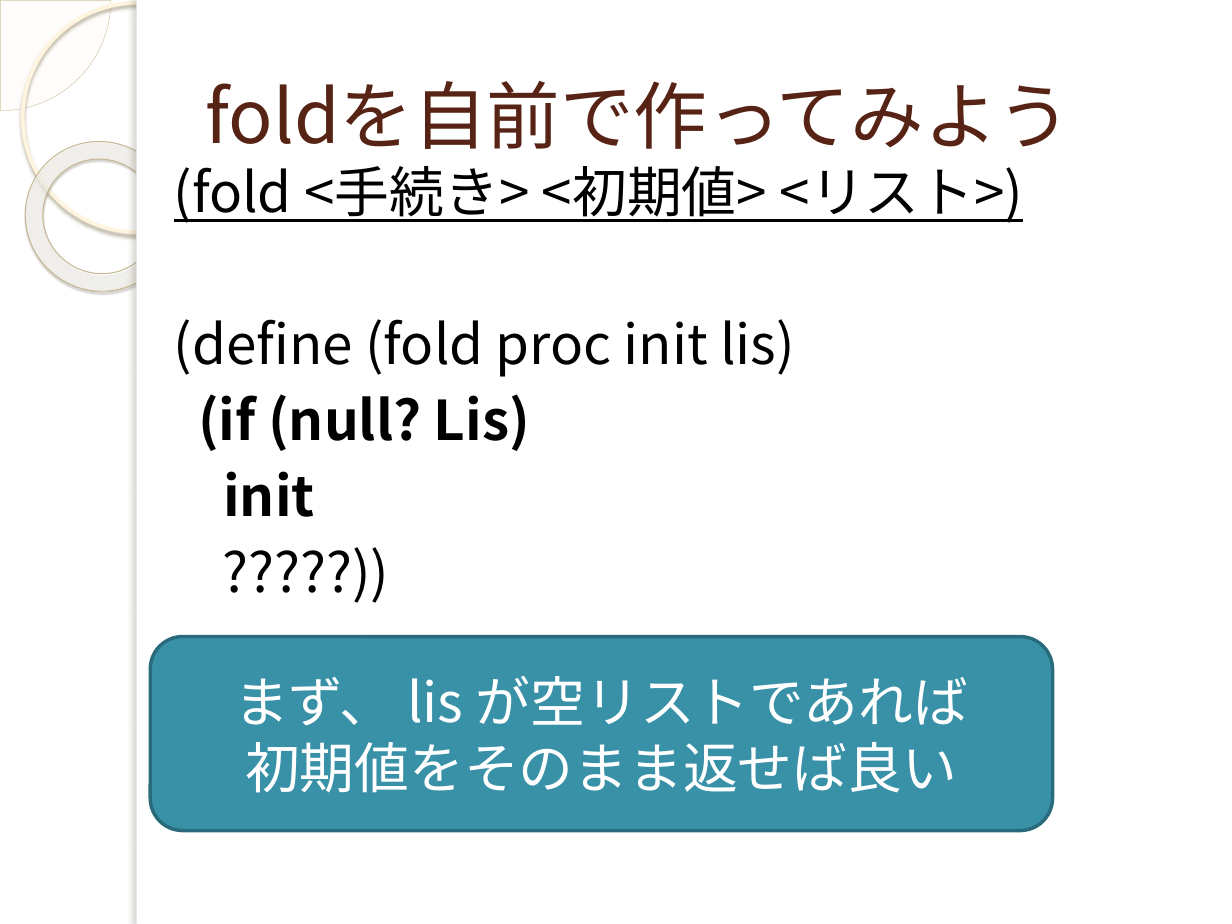
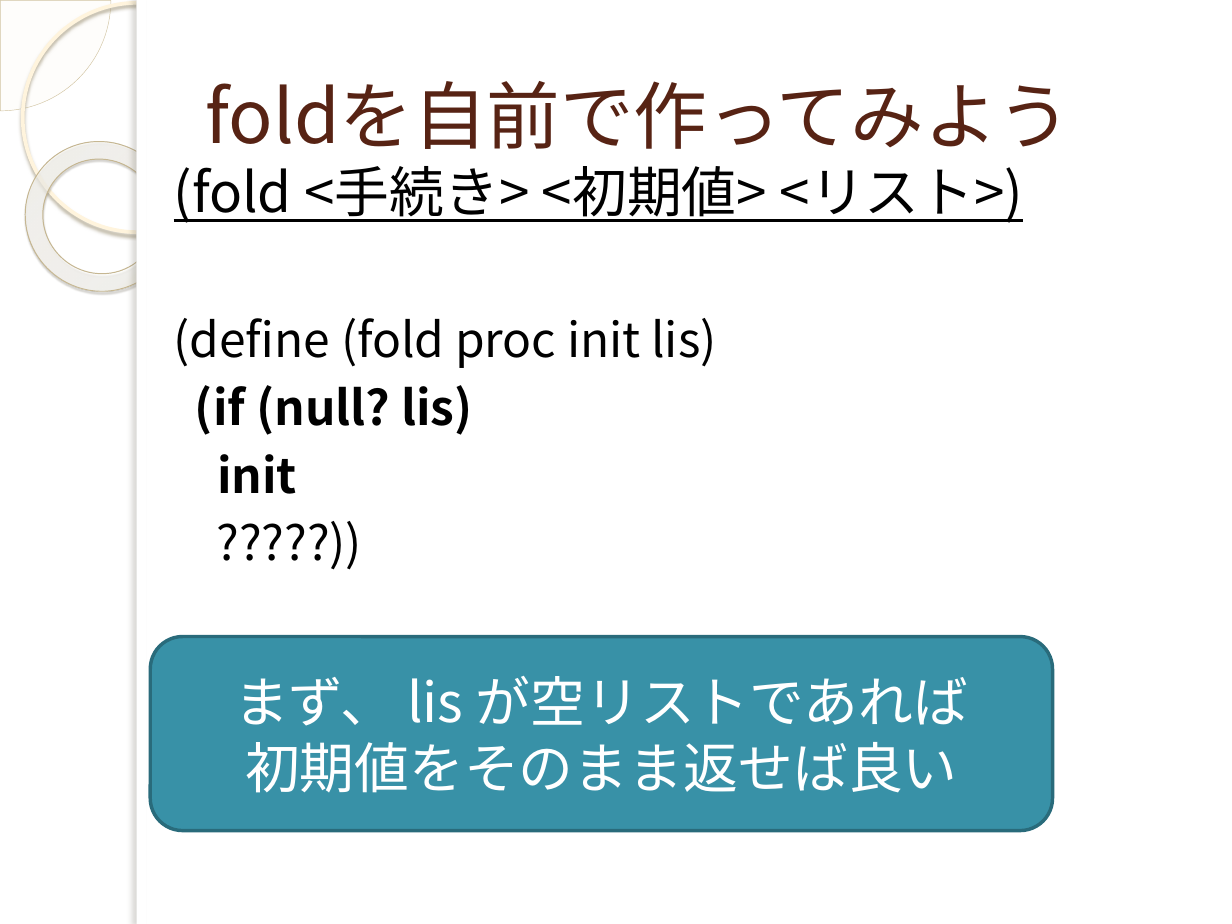
Before and after one commit to yuridonus/FEstudy, a slide deck: slide 32 of scheme.pptx. Drawn at 1232x924 pixels with LibreOffice and Linux fonts; fonts in the diff are those of the drawing; background and template pictures are left out. Boxes give left, top, right and bottom in pixels: in the first picture for what was removed or moved away, otherwise in the second. Text is boxed around its words. In the diff, an @@ line names an element or a change of style, - is before the commit and + after.

```diff
--- a/scheme.pptx
+++ b/scheme.pptx
@@ text at bbox=[174, 318, 716, 494]: size 32 to 28 pt in "(define (fold proc init lis)", "init", "?????))" @@
@@ text at bbox=[195, 385, 472, 435]: text changed; size 32 to 28 pt @@
-(if (null? Lis)
+(if (null? lis)
```
Also in this commit, not shown: 3 other slides changed, 3 slides added, 1 slide removed.
